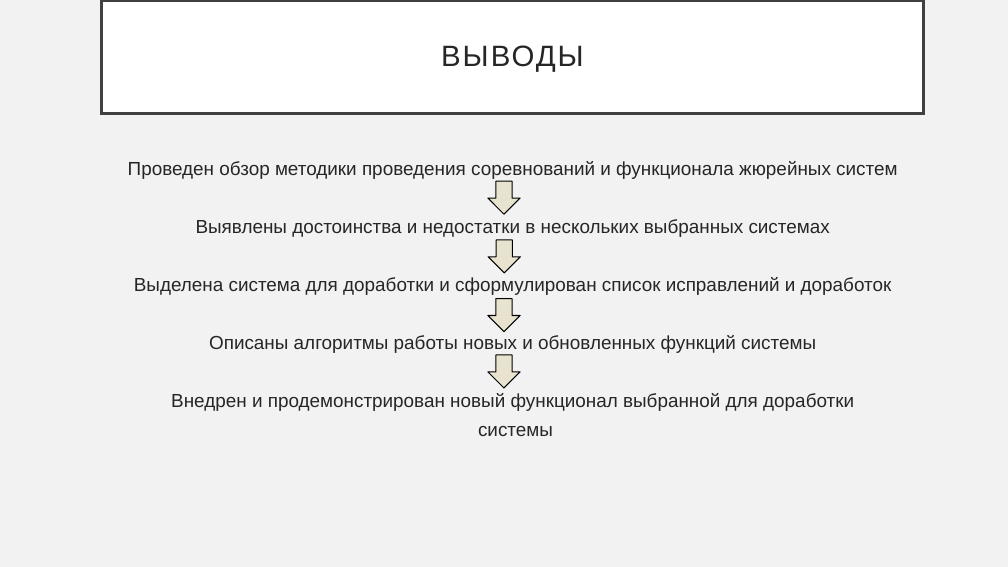
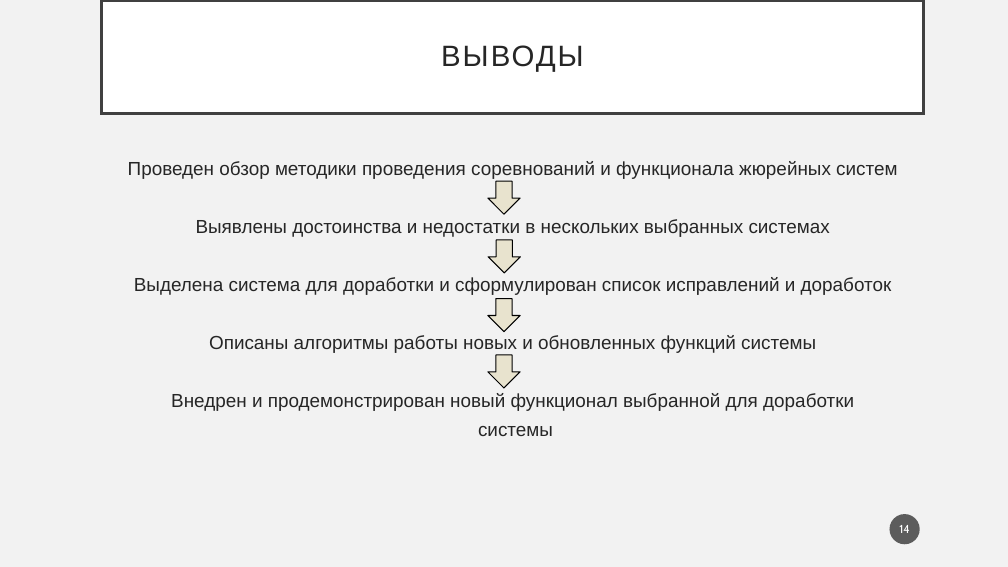
Before and after one commit to PolMarzia/diplom, a slide deck: slide 14 of Prez.pptx (slide 15 before the commit). Drawn at 1008x567 pixels with LibreOffice and Linux fonts; fonts in the diff are those of the drawing. Boxes give left, top, right and bottom in pixels: in the first picture for what was removed or moved away, otherwise in the second. Text is boxed around its words. In the diff, an @@ line names an element or a change of style, - is before the commit and + after.

```diff
--- a/Prez.pptx
+++ b/Prez.pptx
@@ page number added at [890, 514, 920, 544], fill #1D1D1D at 70% opacity, 11 pt, text #FFFFFF @@
+14
```
Also in this commit, not shown: 13 other slides changed, 1 slide removed, 3 other files.
